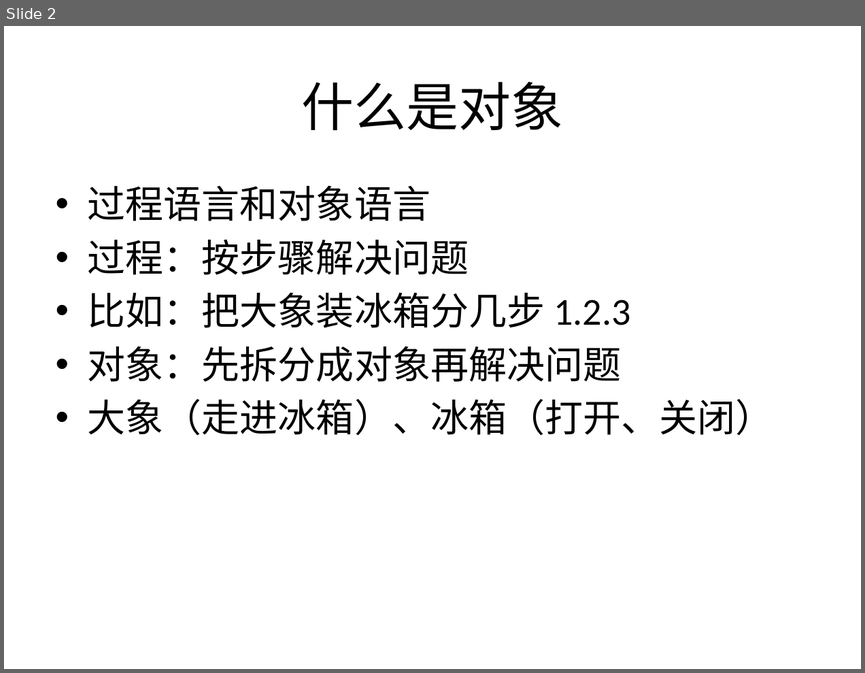
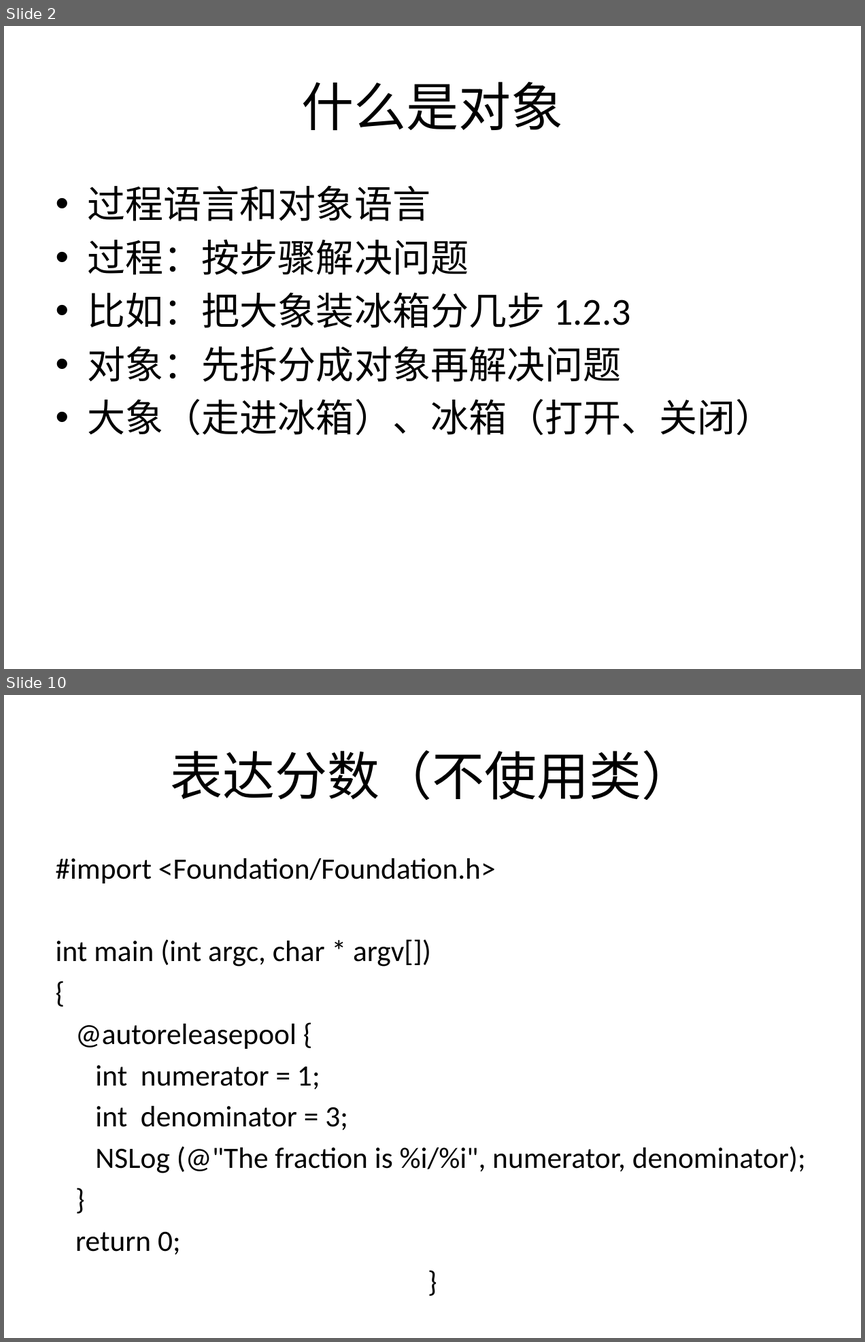
Before and after one commit to Jaykong/Programming_In_OC, a slide deck: CoursePPT/chap3_class_object_method.pptx. Shown one above the other, each under a label of ours: slide 2 before the commit, slides 2 and 10 after it; the slides between them are not shown. The pictures are 865x673 and 865x1342 pixels, drawn with LibreOffice and Linux fonts; fonts in the diff are those of the drawing. Boxes give left, top, right and bottom in pixels: in the first picture for what was removed or moved away, otherwise in the second. Text is boxed around its words. In the diff, an @@ line names an element or a change of style, - is before the commit and + after.

```diff
--- a/CoursePPT/chap3_class_object_method.pptx
+++ b/CoursePPT/chap3_class_object_method.pptx
@@ slide 10 added at [4,695,861,1338], background #FFFFFF @@
@@ title added at [171,750,694,800], 44 pt, text #000000 @@
+表达分数（不使用类）
@@ text added at [56,858,806,1255], 24.8 pt, text #000000 @@
+#import <Foundation/Foundation.h>
+int main (int argc, char * argv[])
+{
+@autoreleasepool {
+int numerator = 1;
+int denominator = 3;
+NSLog (@"The fraction is %i/%i", numerator, denominator);
+}
+return 0;
+}
```
Also in this commit, not shown: 7 slides changed, 29 other slides added, 2 slides removed, 1 other file.
